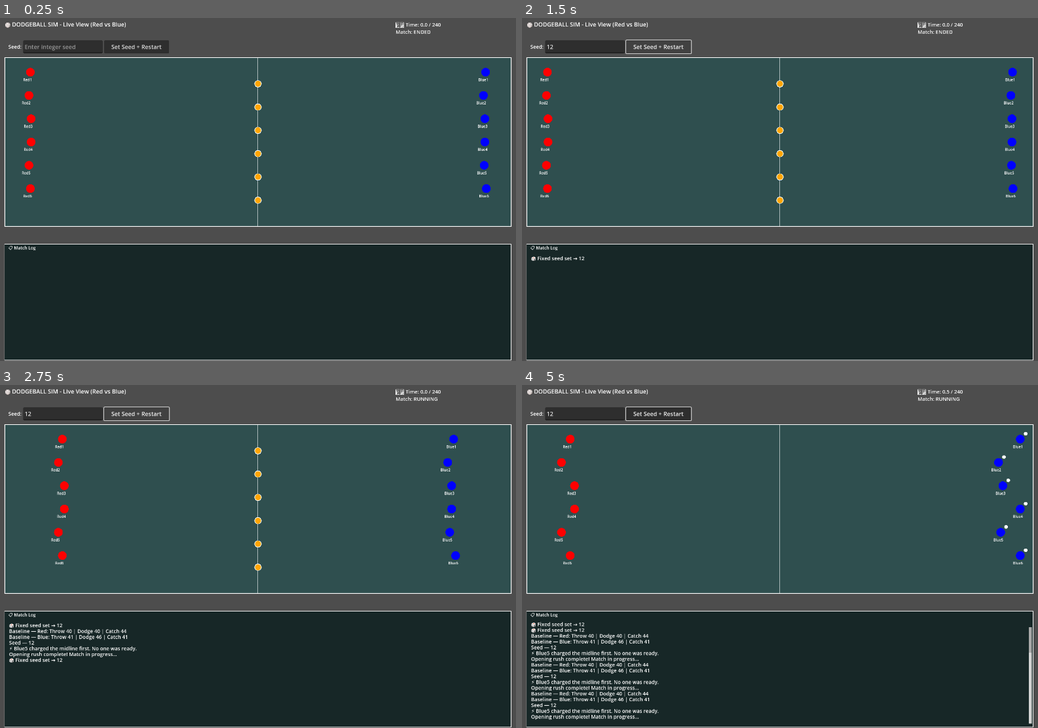
Above: before the commit, frames 1-4 (two rows, left to right).
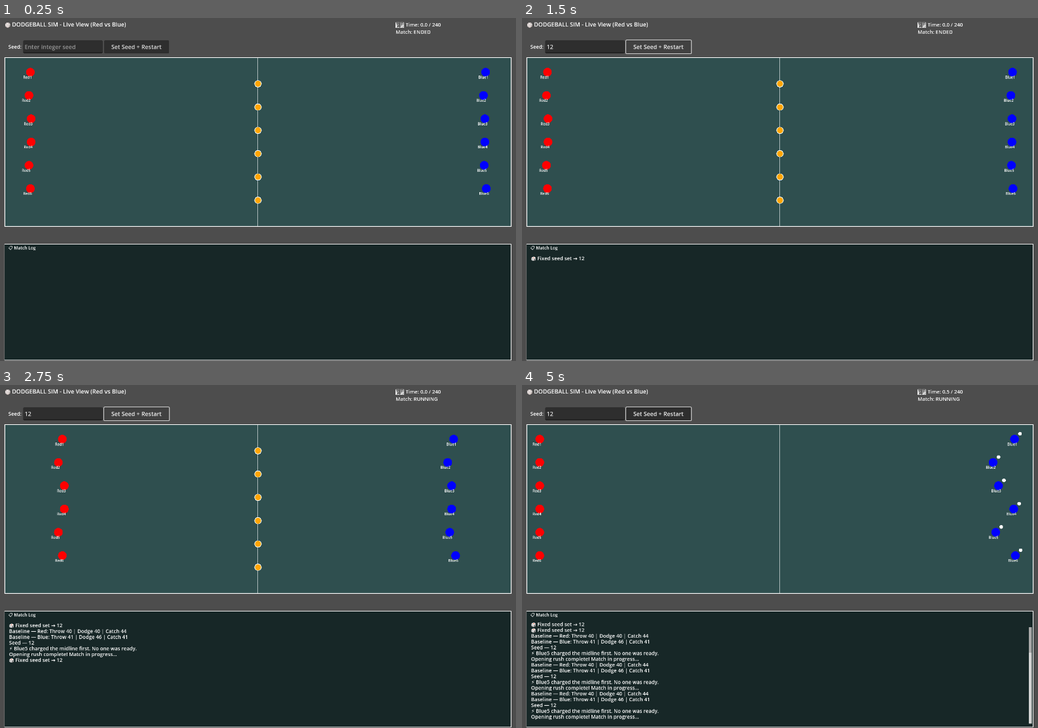
Above: after the commit, the same moments.

Repository: Klutzleo/dodgeball-sim
Game: Godot game, scene res://Main.tscn
Same seed, same stepped clock (60 frames per second), same inputs: the game is played once before the commit and once after it.
Inputs (mouse positions are in pixels of both pictures, inside the frame that each line leads up to):
- Up to frame 1 (0.25 s): no input
- Up to frame 2 (1.5 s): click (583, 45) at 0.52 s; type "12" at 0.6 s; click "Set Seed + Restart" at 1.25 s
- Up to frame 3 (2.75 s): click "Set Seed + Restart" at 2 s
- Up to frame 4 (5 s): click "Set Seed + Restart" at 2.75 s; move the mouse to (893, 539) at 3.52 s; click (893, 539) at 3.67 s; move the mouse to (676, 573) at 4.27 s; click (676, 573) at 4.42 s

The runs differ from the first frame. In frame 1, 0.3% of the frame differs, in the area x 4-95%, y 16-53%; in frame 2, 0.3%; in frame 3, 0.3%; in frame 4, 1.1%, in the area x 2-98%, y 13-53%.

Commit message:
overhauled some visuals

Diff:
--- a/scripts/GameUI.gd
+++ b/scripts/GameUI.gd
@@ -442,8 +442,8 @@
 		var pos: Vector2 = player_positions.get(player_name, Vector2.ZERO)
 
 		if not p.alive:
-			# Eliminated: drift toward sideline (off to the side of their half)
-			var bench_x = court_left - 18.0 if p.team == "Red" else court_right + 18.0
+			# Eliminated: drift to the outer strip of their half (stays on-screen)
+			var bench_x = court_left + 18.0 if p.team == "Red" else court_right - 18.0
 			pos = pos.lerp(Vector2(bench_x, pos.y), delta * 2.0)
 			player_positions[player_name] = pos
 			continue
@@ -500,20 +500,21 @@
 	var base_speed = 28.0 + 7.0 * float(hustle)
 
 	# ── X axis ───────────────────────────────────────────────────────────────
-	var bias_x: float
-	if not has_ball:
-		bias_x = 0.8          # drift toward midline to chase balls
-	elif ferocity > instinct:
-		bias_x = 0.4          # aggressive: press forward with ball
+	# Default: patrol own half — drift back from the line.
+	# Forward pressure only comes from loose balls or holding a ball to throw.
+	var loose_balls = match_engine.loose_balls if match_engine else 0
+	var vx: float
+	if has_ball:
+		# Press toward mid to throw; ferocious types commit harder
+		var forward_bias = 0.5 if ferocity > instinct else 0.15
+		vx = base_speed * dir * forward_bias
+	elif loose_balls > 0 and p.ball_count < p.max_balls:
+		# Loose balls on court — sprint toward midline to grab one
+		var dx = mid_x - pos.x
+		vx = base_speed * sign(dx) * 1.1
 	else:
-		bias_x = -0.3         # cautious: hold back
-	var vx = base_speed * dir * bias_x
-
-	# Loose-ball sprint: charge hard toward midline when carrying capacity open
-	if match_engine and match_engine.loose_balls > 0 and p.ball_count < p.max_balls:
-		var dx = mid_x - pos.x
-		if abs(dx) > 1.0:
-			vx += 40.0 * sign(dx)
+		# No ball, nothing to chase — drift back to patrol own zone
+		vx = base_speed * dir * -0.35
 
 	# ── Y axis ───────────────────────────────────────────────────────────────
 	# Spring toward home row (soft anchor so players don't drift permanently)
@@ -566,9 +567,10 @@
 			if p.ball_count > 1:
 				draw_string(ui_font, pos + Vector2(10, -25), "x%d" % p.ball_count, HORIZONTAL_ALIGNMENT_LEFT, -1, ui_font_size)
 
-		# Player name/archetype label
-		var label = p.name.substr(0, 5)
-		draw_string(ui_font, pos + Vector2(-20, 25), label, HORIZONTAL_ALIGNMENT_CENTER, -1, 10)
+		# Name label — above player when eliminated (avoids sideline clipping), below when alive
+		var label_offset = Vector2(-20, -20) if not p.alive else Vector2(-20, 18)
+		var label_color = Color(1, 1, 1, 0.5) if not p.alive else Color.WHITE
+		draw_string(ui_font, pos + label_offset, p.name, HORIZONTAL_ALIGNMENT_LEFT, -1, 10, label_color)
 
 	# Pre-match: draw 6 balls lined up on the midline
 	if match_phase == "pre_match":
